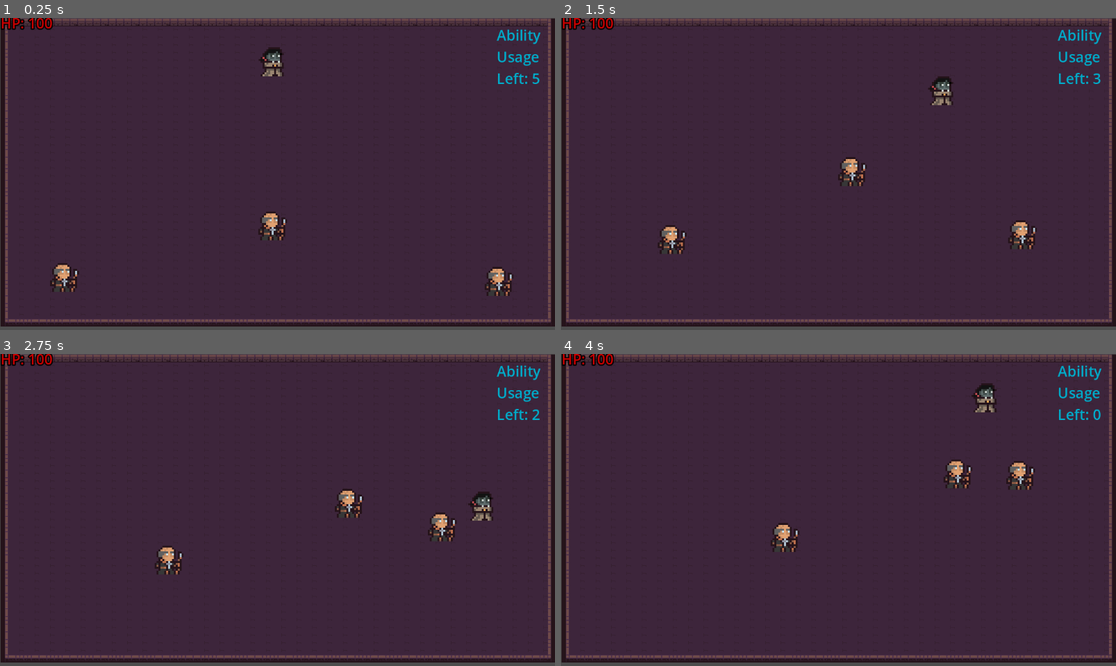
Above: before the commit, frames 1-4 (two rows, left to right).
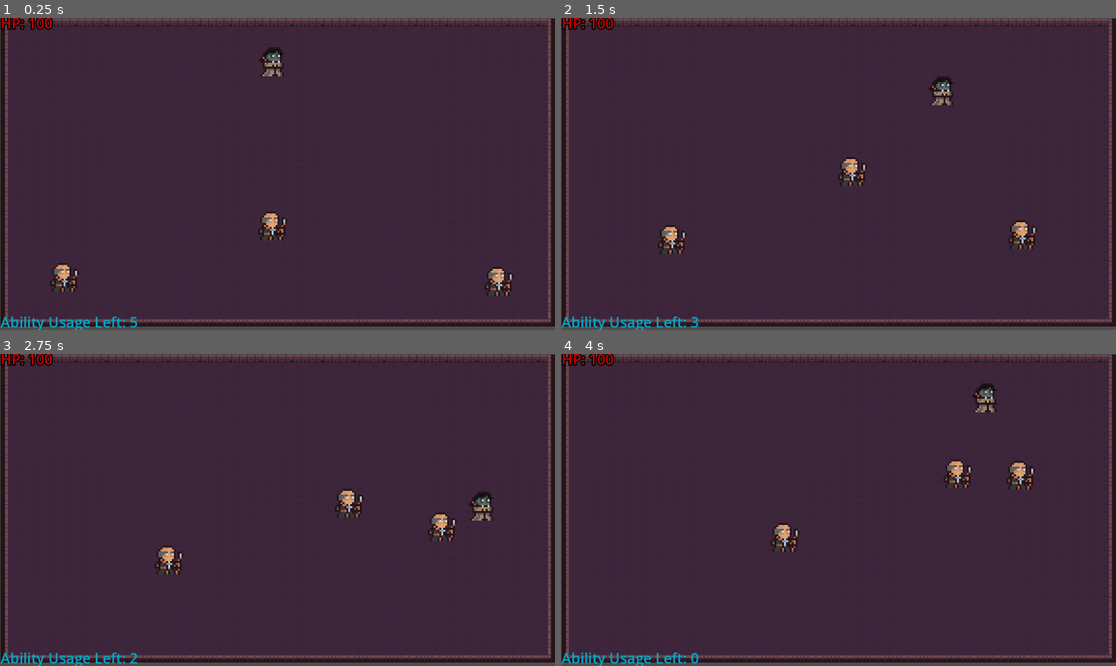
Above: after the commit, the same moments.

Repository: Unnamed-Roguelike-Game/Game
Game: Godot game, scene res://Game.tscn
Same seed, same stepped clock (60 frames per second), same inputs: the game is played once before the commit and once after it.
Inputs:
- Up to frame 1 (0.25 s): no input
- Up to frame 2 (1.5 s): hold D (right) 0.53-1.28 s; tap E (use_ability) at 0.6, 1.35 s; hold S (down) from 1.28 s (still down)
- Up to frame 3 (2.75 s): release S (down) at 2.03 s; hold D (right) from 2.03 s (still down); tap E (use_ability) at 2.1 s
- Up to frame 4 (4 s): release D (right) at 2.78 s; hold W (up) 2.78-3.53 s; tap E (use_ability) at 2.85, 3.6 s; hold A (left) from 3.53 s (still down)

The runs differ from the first frame. In frame 1, 0.8% of the frame differs, in the area x 0-98%, y 3-100%; in frame 2, 0.8%; in frame 3, 0.8%; in frame 4, 0.8%.

Commit message:
Move Ability UI to bottom left of cam

Diff:
--- a/Unnamed Roguelike Game/Game.tscn
+++ b/Unnamed Roguelike Game/Game.tscn
@@ -42,11 +42,10 @@
 script = ExtResource("3_emkpw")
 
 [node name="Ability" type="Label" parent="UI"]
-offset_left = 1031.0
-offset_top = 14.0
-offset_right = 1153.0
-offset_bottom = 72.0
+offset_left = 1.0
+offset_top = 610.0
+offset_right = 123.0
+offset_bottom = 668.0
 theme_override_colors/font_color = Color(0, 0.670588, 0.788235, 1)
 theme_override_font_sizes/font_size = 30
-autowrap_mode = 3
 script = ExtResource("5_vtb4k")
--- a/Unnamed Roguelike Game/HP.gd
+++ b/Unnamed Roguelike Game/HP.gd
@@ -8,7 +8,7 @@
 
 
 # Called every frame. 'delta' is the elapsed time since the previous frame.
-func _process(delta):
+func _process(_delta):
 	if player != null:
 		text = "HP: " + str(player.get("player_health"))
 	else:
--- a/Unnamed Roguelike Game/Player.gd
+++ b/Unnamed Roguelike Game/Player.gd
@@ -16,13 +16,13 @@
 	if Input.is_action_just_pressed("use_ability"):
 		use_heal_ability(10)
 
-
 	move_and_collide(velocity)
 
 
 func use_heal_ability(health_to_heal):
 	if ability_used_count >= max_ability_usage:
 		return
+
 	else:
 		heal_player_hp(health_to_heal)
 		ability_used_count += 1
